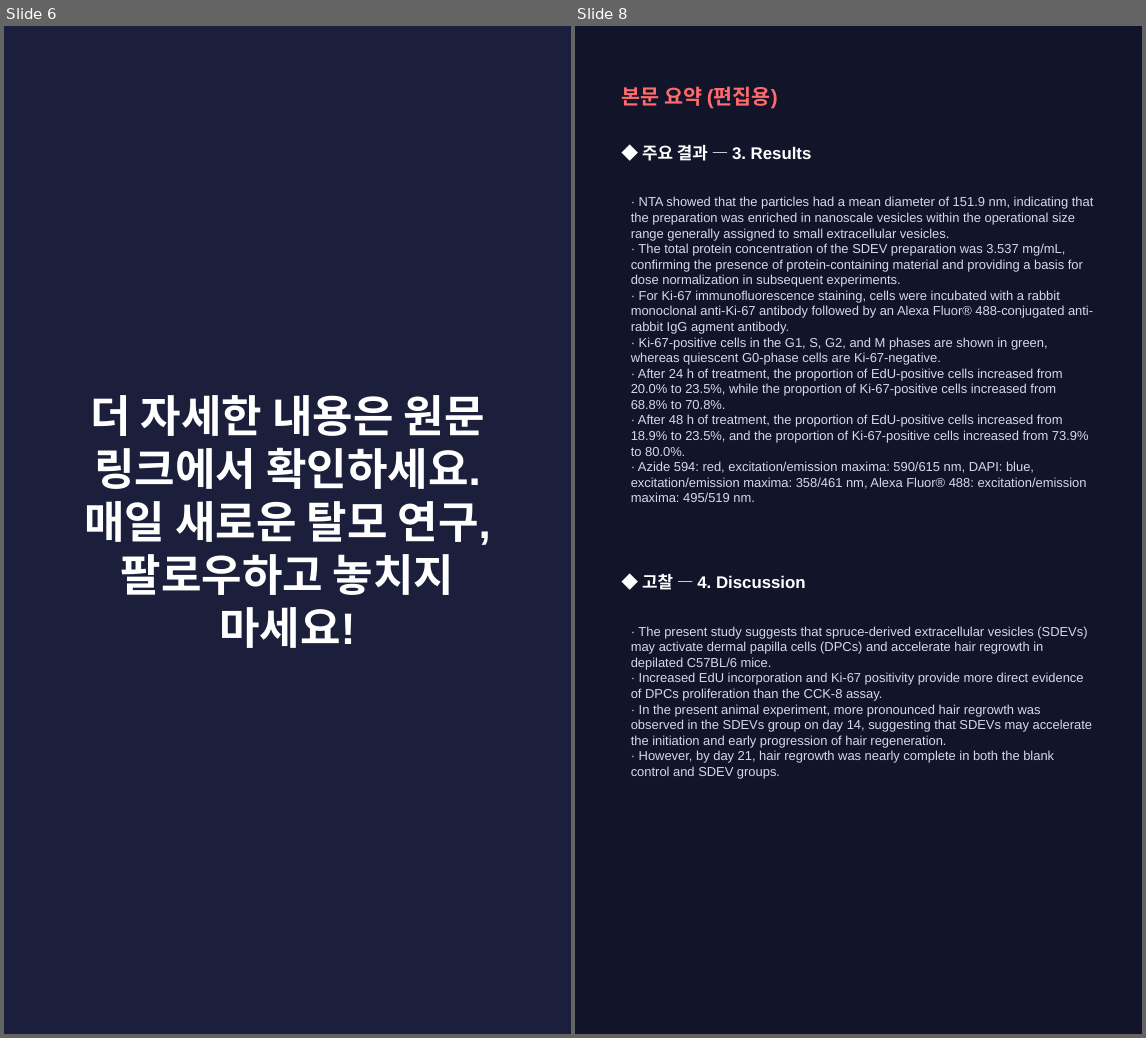
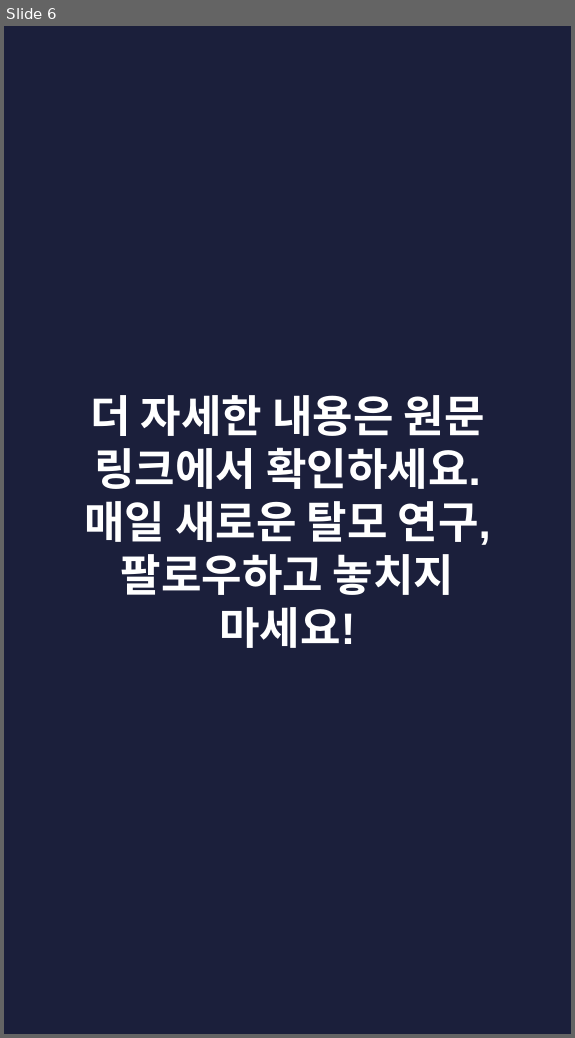
Before and after one commit to hyokang2010-BJ-ANTH/product-builder-test, a slide deck: pwa/data/latest/slides.pptx. Shown side by side, each under a label of ours: slides 6 and 8 before the commit, slide 6 after it; the slides between them are not shown. The pictures are 1146x1038 and 575x1038 pixels, drawn with LibreOffice and Linux fonts; fonts in the diff are those of the drawing. Boxes give left, top, right and bottom in pixels: in the first picture for what was removed or moved away, otherwise in the second. Text is boxed around its words. In the diff, an @@ line names an element or a change of style, - is before the commit and + after.

```diff
--- a/pwa/data/latest/slides.pptx
+++ b/pwa/data/latest/slides.pptx
@@ slide 8 removed at (575,26,1142,1034), background #12142A @@
@@ text removed at (621,86,778,109) @@
-본문 요약 (편집용)
@@ text removed at (642,145,812,161) @@
-◆ 주요 결과 — 3. Results
@@ text removed at (631,196,1094,502) @@
-· NTA showed that the particles had a mean diameter of 151.9 nm, indicating that the preparation was enriched in nanoscale vesicles within the operational size range generally assigned to small extracellular vesicles.
-· The total protein concentration of the SDEV preparation was 3.537 mg/mL, confirming the presence of protein-containing material and providing a basis for dose normalization in subsequent experiments.
-· For Ki-67 immunofluorescence staining, cells were incubated with a rabbit monoclonal anti-Ki-67 antibody followed by an Alexa Fluor® 488-conjugated anti-rabbit IgG agment antibody.
-· Ki-67-positive cells in the G1, S, G2, and M phases are shown in green, whereas quiescent G0-phase cells are Ki-67-negative.
-· After 24 h of treatment, the proportion of EdU-positive cells increased from 20.0% to 23.5%, while the proportion of Ki-67-positive cells increased from 68.8% to 70.8%.
-· After 48 h of treatment, the proportion of EdU-positive cells increased from 18.9% to 23.5%, and the proportion of Ki-67-positive cells increased from 73.9% to 80.0%.
-· Azide 594: red, excitation/emission maxima: 590/615 nm, DAPI: blue, excitation/emission maxima: 358/461 nm, Alexa Fluor® 488: excitation/emission maxima: 495/519 nm.
@@ text removed at (642,574,806,590) @@
-◆ 고찰 — 4. Discussion
@@ text removed at (631,626,1093,779) @@
-· The present study suggests that spruce-derived extracellular vesicles (SDEVs) may activate dermal papilla cells (DPCs) and accelerate hair regrowth in depilated C57BL/6 mice.
-· Increased EdU incorporation and Ki-67 positivity provide more direct evidence of DPCs proliferation than the CCK-8 assay.
-· In the present animal experiment, more pronounced hair regrowth was observed in the SDEVs group on day 14, suggesting that SDEVs may accelerate the initiation and early progression of hair regeneration.
-· However, by day 21, hair regrowth was nearly complete in both the blank control and SDEV groups.
```
Also in this commit, not shown: 2 slides changed, 6 slides added, 4 other slides removed, 26 other files.
